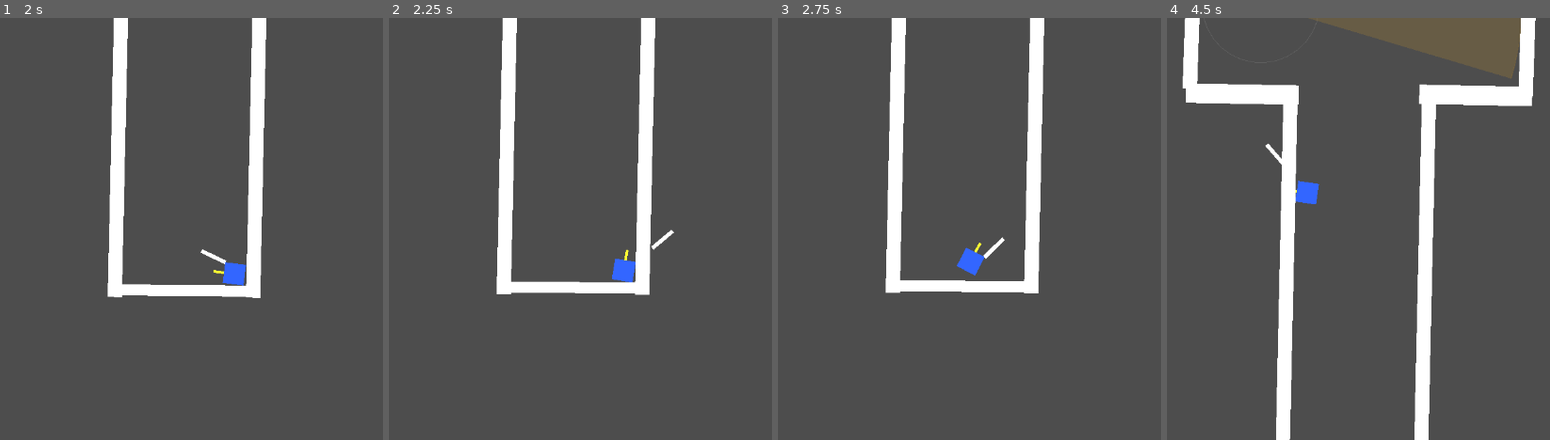
Above: before the commit, frames 1-4 (left to right).
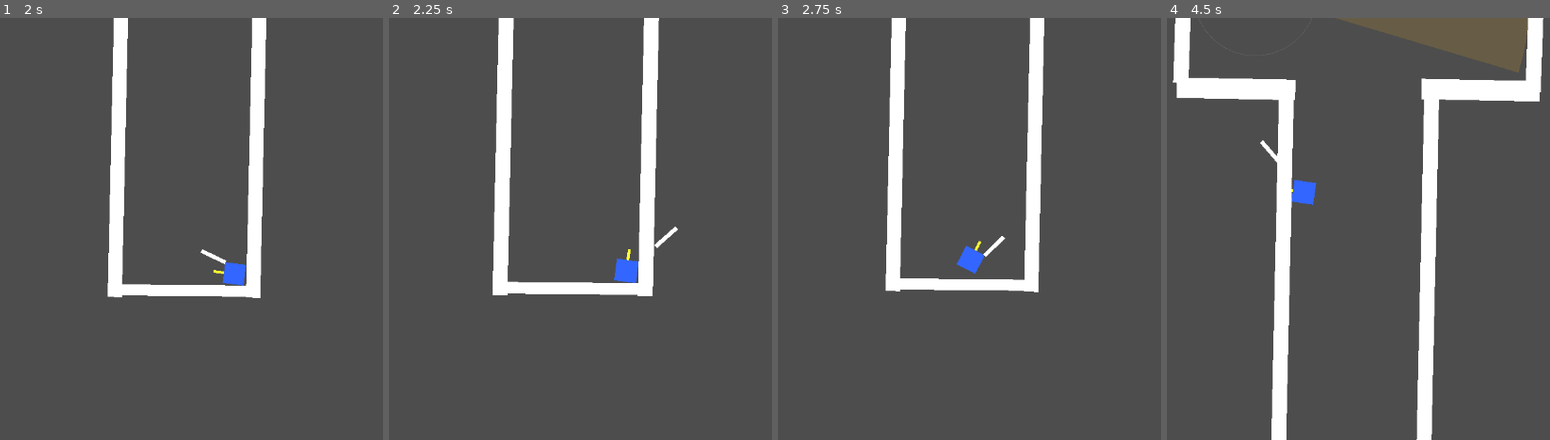
Above: after the commit, the same moments.

Repository: chimoochi/flash-fire
Game: Godot game, scene res://workspace.tscn
Two runs of this game, one before a commit and one after it. Both use one fixed random seed, a clock stepped at 60 frames per second and the inputs below.
Inputs (mouse positions are in pixels of both pictures, inside the frame that each line leads up to):
- Up to frame 1 (2 s): tap Enter at 0.5 s; move the mouse to (348, 207) at 0.52 s; hold D (MoveRight) 0.53-1.28 s; tap Shift (Dash) at 0.6, 1.35 s; move the mouse to (30, 250) at 1.27 s; hold S (MoveDown) from 1.28 s (still down)
- Up to frame 2 (2.25 s): move the mouse to (645, 136) at 2.02 s; release S (MoveDown) at 2.03 s; hold D (MoveRight) from 2.03 s (still down); tap Space (shoot) at 2.1 s
- Up to frame 3 (2.75 s): keep holding D (MoveRight); tap Shift (Dash) at 2.3 s
- Up to frame 4 (4.5 s): move the mouse to (1312, 313) at 2.77 s; release D (MoveRight) at 2.78 s; hold W (MoveUp) 2.78-3.53 s; tap Shift (Dash) at 2.85, 3.6 s; move the mouse to (outside the picture) at 3.52 s; hold A (MoveLeft) from 3.53 s (still down); move the mouse to (outside the picture) at 4.27 s; tap Space (shoot) at 4.35 s

Frame 1 is identical in both runs. In frame 2, 3.0% of the frame differs, in the area x 27-76%, y 0-66%; in frame 3, 0.6%; in frame 4, 7.3%, in the area x 1-99%, y 0-100%.

Commit message:
make swing melee reuseable by any entity

Diff:
--- a/GodotGame/enemy/enemy bad.gd
+++ b/GodotGame/enemy/enemy bad.gd
@@ -33,10 +33,40 @@
 
 var push_velocity: Vector2 = Vector2.ZERO
 
+var swing_melee: SwingMelee
+var melee_pivot: Node2D
+var melee_visual: CollisionShape2D
+
 func _ready() -> void:
 	add_to_group("Enemy")
 	_acquire_target()
 	_setup_health_bar()
+	_setup_melee()
+
+func _setup_melee() -> void:
+	melee_pivot = Node2D.new()
+	melee_pivot.name = "MeleePivot"
+	add_child(melee_pivot)
+
+	melee_visual = CollisionShape2D.new()
+	melee_visual.name = "MeleeHitBox"
+	var shape = RectangleShape2D.new()
+	shape.size = Vector2(40, 10)
+	melee_visual.shape = shape
+
+	var vis = ColorRect.new()
+	vis.size = shape.size
+	vis.position = - shape.size / 2
+	vis.color = Color(1, 0, 0, 0.5)
+	melee_visual.add_child(vis)
+
+	melee_visual.position.x = 10.0
+
+	melee_pivot.add_child(melee_visual)
+	melee_pivot.position = Vector2(16, 16)
+
+	swing_melee = SwingMelee.new()
+	add_child(swing_melee)
 
 func _setup_health_bar() -> void:
 	health_bar = health_bar_scene.instantiate()
@@ -86,7 +116,6 @@
 func _apply_movement(drive_velocity: Vector2) -> void:
 	velocity = drive_velocity + push_velocity
 	move_and_slide()
-	# Update push_velocity to reflect external forces being resolved (e.g. wall collisions)
 	push_velocity = velocity - drive_velocity
 
 func _chase_target(delta: float) -> void:
@@ -98,6 +127,9 @@
 	var drive = Vector2.ZERO
 	if dist_to_target > STOPPING_DISTANCE:
 		drive = dir_to_target * move_speed
+	else:
+		# TODO: attack range should overlap with stopping distance
+		swing_melee.swing(self)
 
 	_apply_movement(drive)
 
--- a/GodotGame/player/bullet.gd
+++ b/GodotGame/player/bullet.gd
@@ -12,8 +12,6 @@
 
 func _physics_process(delta: float) -> void:
 	global_position += direction * speed * delta
-
-	# Destroy if traveled too far
 	if global_position.distance_to(start_position) > max_distance:
 		queue_free()
 
--- a/GodotGame/player/player.gd
+++ b/GodotGame/player/player.gd
@@ -16,6 +16,8 @@
 @onready var melee_pivot: Node2D = $MeleePivot
 @onready var weapon_visuals: Node2D = $MeleePivot/MeleeHitBox
 
+var swing_melee: SwingMelee
+
 var PlayerState: Dictionary = {
 	"health": 100,
 	"abilities": [],
@@ -27,14 +29,11 @@
 	"can_dash": true,
 	"is_attacking": false
 }
-var hit_targets: Array = []
-var default_weapon_rotation: float = 0.0
-var default_weapon_position: Vector2 = Vector2.ZERO
 
 func _ready() -> void:
 	add_to_group("Player")
-	default_weapon_rotation = melee_pivot.rotation
-	default_weapon_position = weapon_visuals.position
+	swing_melee = SwingMelee.new()
+	add_child(swing_melee)
 
 
 func _physics_process(delta):
@@ -55,7 +54,7 @@
 	_handle_push_interaction(delta)
 
 	if PlayerState["is_attacking"]:
-		check_melee_hit()
+		pass # handled by SwingMelee
 
 	if PlayerState["is_dashing"]:
 		_handle_dash_physics(delta)
@@ -85,6 +84,10 @@
 	var result = space_state.intersect_shape(query)
 	for data in result:
 		var collider = data["collider"]
+
+		if PlayerState["is_dashing"] and collider.is_in_group("Enemy"):
+			print("Dash Impact Velocity: ", velocity) # TODO: add collider to table, clear table after dash
+
 		if collider.has_method("push"):
 			var push_dir = (collider.global_position - global_position).normalized()
 
@@ -149,69 +152,18 @@
 
 
 func swing() -> void:
-	if PlayerState["is_swinging"]:
+	if swing_melee.is_swinging:
 		return
 
 	PlayerState["is_swinging"] = true
 	PlayerState["is_attacking"] = true
-	hit_targets.clear()
 
-	var duration = 0.25
-	var start_angle = deg_to_rad(-135)
-	var end_angle = deg_to_rad(45)
-	var start_dist = 10.0
-	var peak_dist = 50.0
+	swing_melee.swing(self)
+	await swing_melee.attack_finished
 
-	# Prepare Weapon
-	melee_pivot.rotation = start_angle
-	weapon_visuals.position.x = start_dist
-	weapon_visuals.visible = true
-
-	if get_tree_string_pretty().contains("tween"): pass
-
-	var tween = create_tween()
-	tween.set_parallel(true)
-
-	tween.tween_property(melee_pivot, "rotation", end_angle, duration).set_trans(Tween.TRANS_EXPO).set_ease(Tween.EASE_OUT)
-	tween.tween_property(weapon_visuals, "position:x", peak_dist, duration).set_trans(Tween.TRANS_BACK).set_ease(Tween.EASE_OUT)
-
-	await tween.finished
+	PlayerState["is_swinging"] = false
 	PlayerState["is_attacking"] = false
 
-	var return_tween = create_tween()
-	return_tween.set_parallel(true)
-	return_tween.tween_property(melee_pivot, "rotation", default_weapon_rotation, duration).set_trans(Tween.TRANS_QUART).set_ease(Tween.EASE_OUT)
-	return_tween.tween_property(weapon_visuals, "position:x", default_weapon_position.x, duration).set_trans(Tween.TRANS_QUART).set_ease(Tween.EASE_OUT)
-	await return_tween.finished
-
-	weapon_visuals.visible = true
-	await get_tree().create_timer(0.1).timeout
-	PlayerState["is_swinging"] = false
-
-func check_melee_hit() -> void:
-	#todo: spawn particles here
-	var space_state = get_world_2d().direct_space_state
-	var shape_node = $MeleePivot/MeleeHitBox
-
-	var query = PhysicsShapeQueryParameters2D.new()
-	query.shape = shape_node.shape
-	query.transform = shape_node.global_transform
-	query.collide_with_areas = true
-	query.collide_with_bodies = true
-	query.exclude = [self.get_rid()]
-
-	var result = space_state.intersect_shape(query)
-	for data in result:
-		var collider = data["collider"]
-
-		if hit_targets.has(collider):
-			continue
-
-		if collider.is_in_group("Enemy") and collider.has_method("take_damage"):
-			collider.take_damage(25)
-			hit_targets.append(collider) # Mark as hit
-
-			CameraService.shake(0.1)
 
 func use_ability(ability_name: String) -> void:
 	# Placeholder
--- a/GodotGame/scripts/attacks/swing_melee.gd
+++ b/GodotGame/scripts/attacks/swing_melee.gd
@@ -1,4 +1,109 @@
 extends Node
+class_name SwingMelee # makes it global variable, so leik other scripts can acess. similar to _G. or getgenv()
 
-func swing(entity):
-	return
+signal attack_finished
+
+@export var damage: int = 25
+
+var pivot: Node2D
+var visual: Node2D
+var owner_node: Node2D
+var is_player: bool = false
+
+var is_swinging: bool = false
+var hit_targets: Array = []
+
+var default_rotation: float = 0.0
+var default_vis_pos: Vector2 = Vector2.ZERO
+
+func swing(caller: Node2D) -> void:
+	if is_swinging: return
+
+	owner_node = caller
+	is_player = owner_node.is_in_group("Player")
+	pivot = owner_node.get_node("MeleePivot")
+	visual = pivot.get_node("MeleeHitBox")
+
+	default_rotation = pivot.rotation
+	default_vis_pos = visual.position
+
+	is_swinging = true
+	hit_targets.clear()
+
+	var duration = 0.25
+	var start_angle = deg_to_rad(-135)
+	var end_angle = deg_to_rad(45)
+	var start_dist = 10.0
+	var peak_dist = 50.0
+
+
+	pivot.rotation = start_angle
+	visual.position.x = start_dist
+	visual.visible = true
+
+	if is_player:
+		CameraService.shake(0.3)
+		CameraService.kick(Vector2(0.05, 0.05))
+
+	var tween = create_tween()
+	tween.set_parallel(true)
+
+	tween.tween_property(pivot, "rotation", end_angle, duration).set_trans(Tween.TRANS_EXPO).set_ease(Tween.EASE_OUT)
+	tween.tween_property(visual, "position:x", peak_dist, duration).set_trans(Tween.TRANS_BACK).set_ease(Tween.EASE_OUT)
+
+	await tween.finished
+
+	var return_tween = create_tween()
+	return_tween.set_parallel(true)
+	return_tween.tween_property(pivot, "rotation", default_rotation, duration).set_trans(Tween.TRANS_QUART).set_ease(Tween.EASE_OUT)
+	return_tween.tween_property(visual, "position:x", default_vis_pos.x, duration).set_trans(Tween.TRANS_QUART).set_ease(Tween.EASE_OUT)
+
+	await return_tween.finished
+
+
+	visual.visible = true
+
+	await get_tree().create_timer(0.1).timeout
+	is_swinging = false
+	attack_finished.emit()
+
+func _physics_process(_delta: float) -> void:
+	if is_swinging:
+		_check_hit()
+
+func _check_hit() -> void:
+	var space_state = owner_node.get_world_2d().direct_space_state
+	var query = PhysicsShapeQueryParameters2D.new()
+
+
+	if visual is CollisionShape2D:
+		query.shape = visual.shape
+	else:
+		if "shape" in visual:
+			query.shape = visual.shape
+		else:
+			return
+
+	query.transform = visual.global_transform
+	query.collide_with_areas = true
+	query.collide_with_bodies = true
+	query.exclude = [owner_node.get_rid()]
+
+	var result = space_state.intersect_shape(query)
+	for data in result:
+		var collider = data["collider"]
+
+		if hit_targets.has(collider):
+			continue
+
+		if is_player:
+			if collider.is_in_group("Enemy") and collider.has_method("take_damage"):
+				collider.take_damage(damage)
+				hit_targets.append(collider) # Mark  hit
+				CameraService.shake(0.1)
+		else:
+			# Enemy Logic
+			if collider.is_in_group("Player"):
+				hit_targets.append(collider)
+				CameraService.shake(0.1)
+				pass
